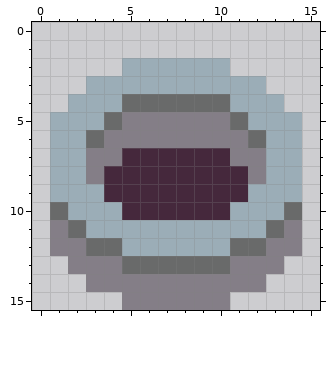
Two versions of one pixel-art file, Assets/Game/Art/Sprites/Bonfire.aseprite. The picture above is the old version.
16x16 pixels, 1 frame.
After:
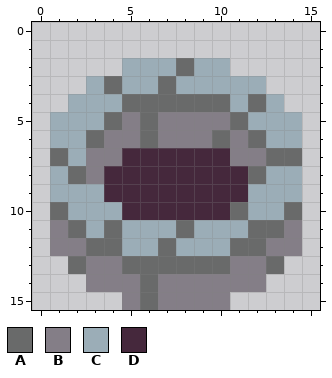
Palette (. is transparent): A #696a6a  B #847e87  C #9badb7  D #45283c
Changes in this commit:
Layer "Layer 1 Copy":
The edit turns colour B into colour A in row 5 at x 6; in row 6 at x 6 and 10; in row 8 at x 12; in row 13 at x 2 and 13; in rows 14 to 15 at x 6.
The edit turns colour C into colour A in row 2 at x 8; in row 3 at x 4 and 7; in row 4 at x 12; in row 7 at x 1 and 13 to 14; in row 8 at x 2; in row 10 at x 11.
The edit turns colour C into colour A in row 11 at x 4, 8 and 12; in row 12 at x 7.
